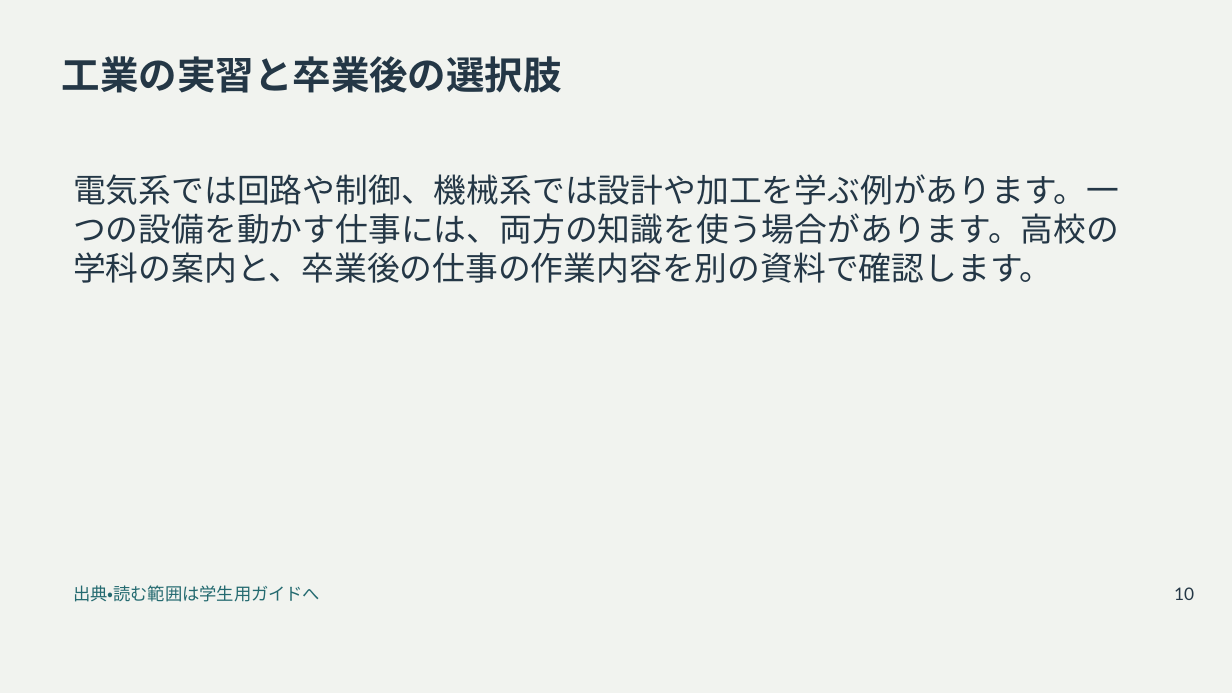
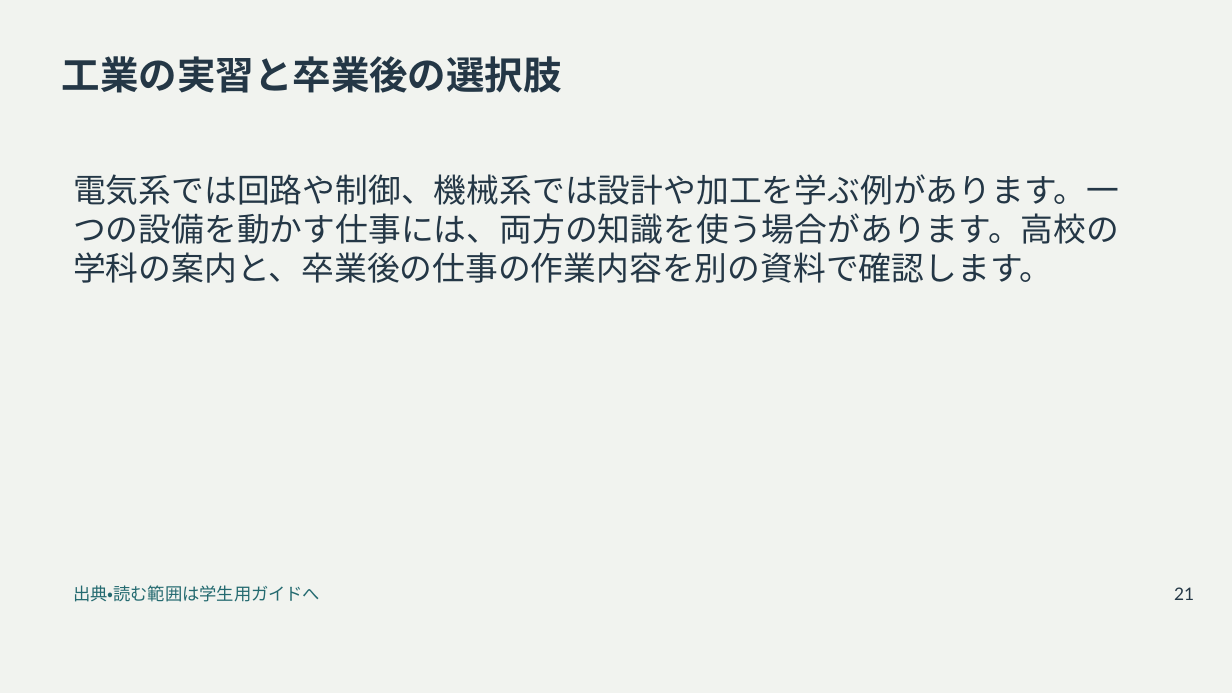
Before and after one commit to zooc-14calbp/industrial-education-ii, a slide deck: slide 21 of reorganized/20261105/main/03/slides.pptx (slide 10 before the commit). Drawn at 1232x693 pixels with LibreOffice and Linux fonts; fonts in the diff are those of the drawing. Boxes give left, top, right and bottom in pixels: in the first picture for what was removed or moved away, otherwise in the second. Text is boxed around its words. In the diff, an @@ line names an element or a change of style, - is before the commit and + after.

```diff
--- a/reorganized/20261105/main/03/slides.pptx
+++ b/reorganized/20261105/main/03/slides.pptx
@@ text at box(1174, 587, 1194, 600): text changed @@
-10
+21
```
Also in this commit, not shown: 11 other slides changed, 13 slides added, 18 other files.
